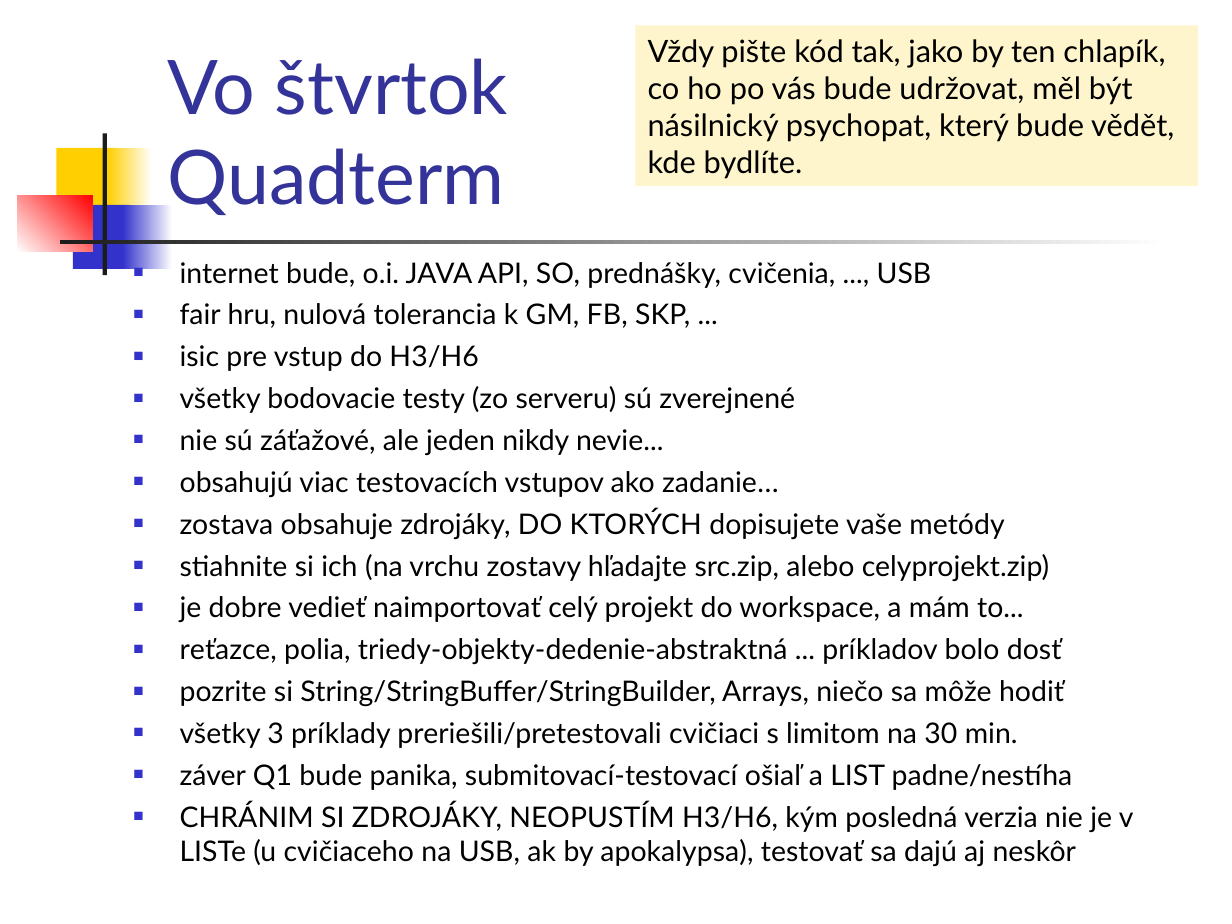
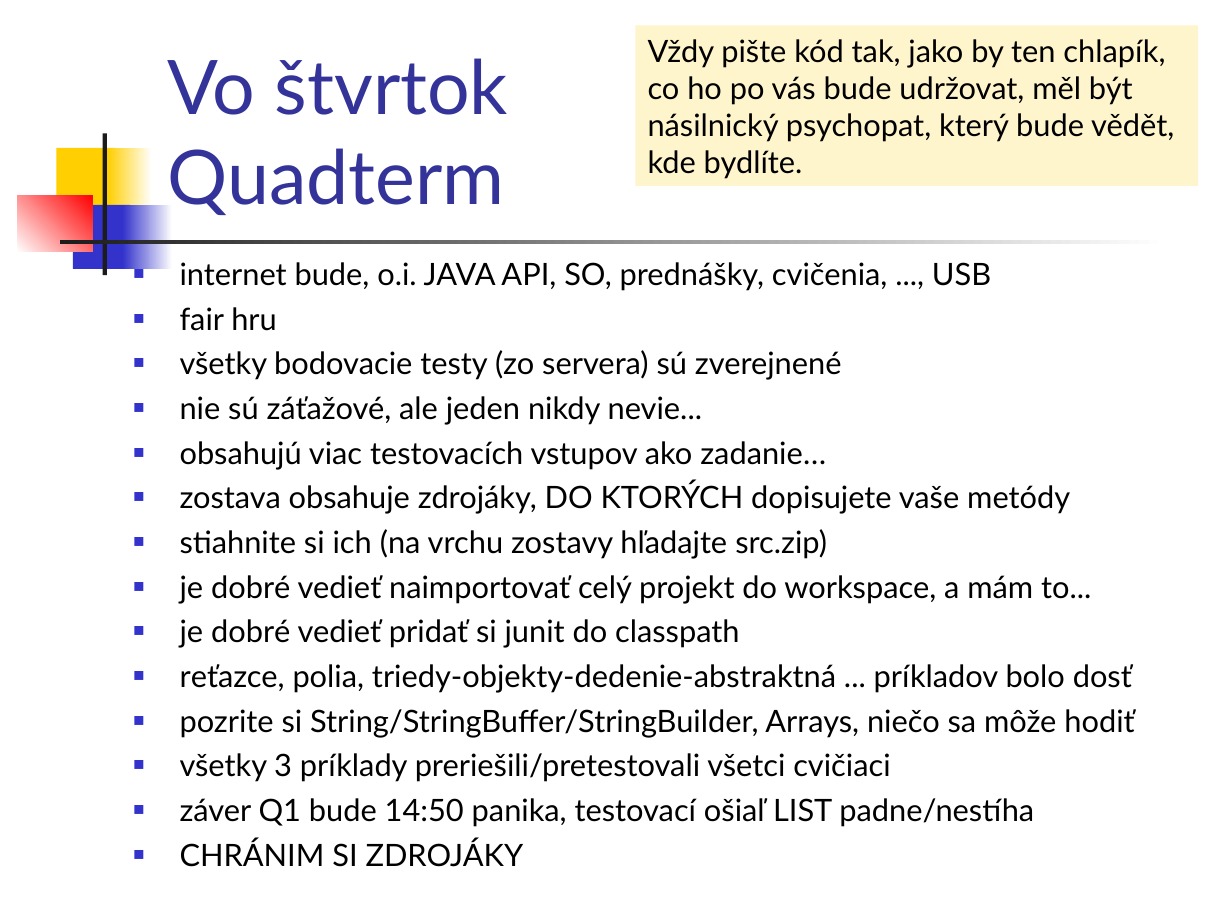
Before and after one commit to Programovanie4/Prednasky, a slide deck: slide 1 of 06/06_java_intro.ppt. Drawn at 1232x924 pixels with LibreOffice and Linux fonts; fonts in the diff are those of the drawing. Boxes give left, top, right and bottom in pixels: in the first picture for what was removed or moved away, otherwise in the second. Text is boxed around its words. In the diff, an @@ line names an element or a change of style, - is before the commit and + after.

```diff
--- a/06/06_java_intro.ppt
+++ b/06/06_java_intro.ppt
@@ text at box(180, 262, 1134, 738): size 16.6 to 18 pt in "internet bude, o.i. JAVA API, SO, prednášky, ...", "nie sú záťažové, ale jeden nikdy nevie...", "obsahujú viac testovacích vstupov ako zadanie…", "zostava obsahuje zdrojáky, DO KTORÝCH dopisujete vaše ..." and 2 more places @@
@@ text at box(180, 307, 842, 380): text changed; size 16.6 to 18 pt @@
-■ fair hru, nulová tolerancia k GM, FB, SKP, ...
-■ isic pre vstup do H3/H6
-■ všetky bodovacie testy (zo serveru) sú zverejnené
+■ fair hru
+■ všetky bodovacie testy (zo servera) sú zverejnené
@@ text at box(180, 529, 1091, 648): text changed; size 16.6 to 18 pt @@
-■ stiahnite si ich (na vrchu zostavy hľadajte src.zip, alebo celyprojekt.zip)
-■ je dobre vedieť naimportovať celý projekt do workspace, a mám to...
+■ stiahnite si ich (na vrchu zostavy hľadajte src.zip)
+■ je dobré vedieť naimportovať celý projekt do workspace, a mám to...
+■ je dobré vedieť pridať si junit do classpath
@@ text at box(180, 753, 1034, 867): text changed; size 16.6 to 18 pt @@
-■ všetky 3 príklady preriešili/pretestovali cvičiaci s limitom na 30 min.
-■ záver Q1 bude panika, submitovací-testovací ošiaľ a LIST padne/nestíha
-■ CHRÁNIM SI ZDROJÁKY, NEOPUSTÍM H3/H6, kým posledná verzia nie je v LISTe (u cvičiaceho na USB, ak by apokalypsa), testovať sa dajú aj neskôr
+■ všetky 3 príklady preriešili/pretestovali všetci cvičiaci
+■ záver Q1 bude 14:50 panika, testovací ošiaľ LIST padne/nestíha
+■ CHRÁNIM SI ZDROJÁKY
```
Also in this commit, not shown: 3 other files.
